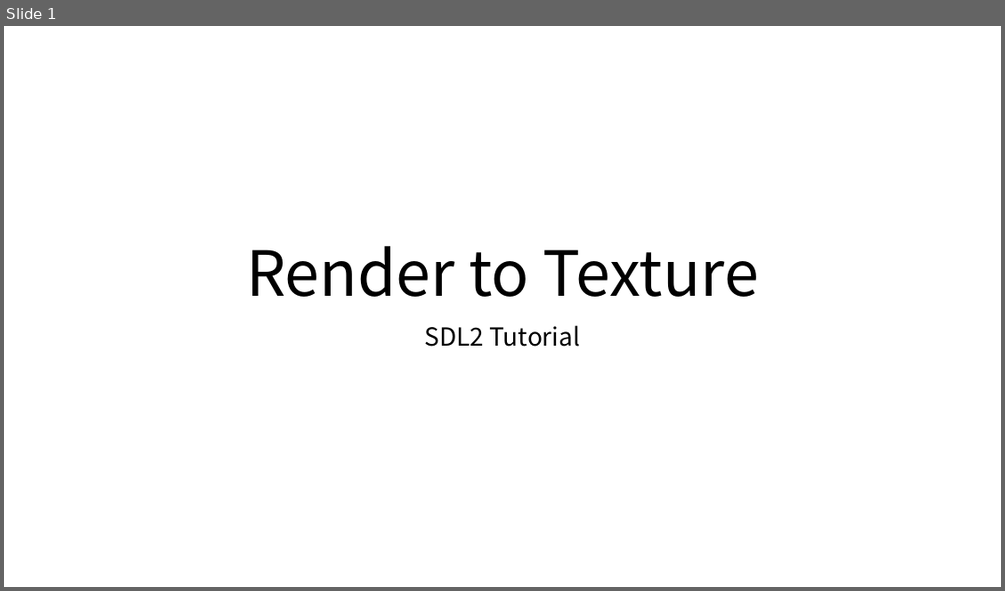
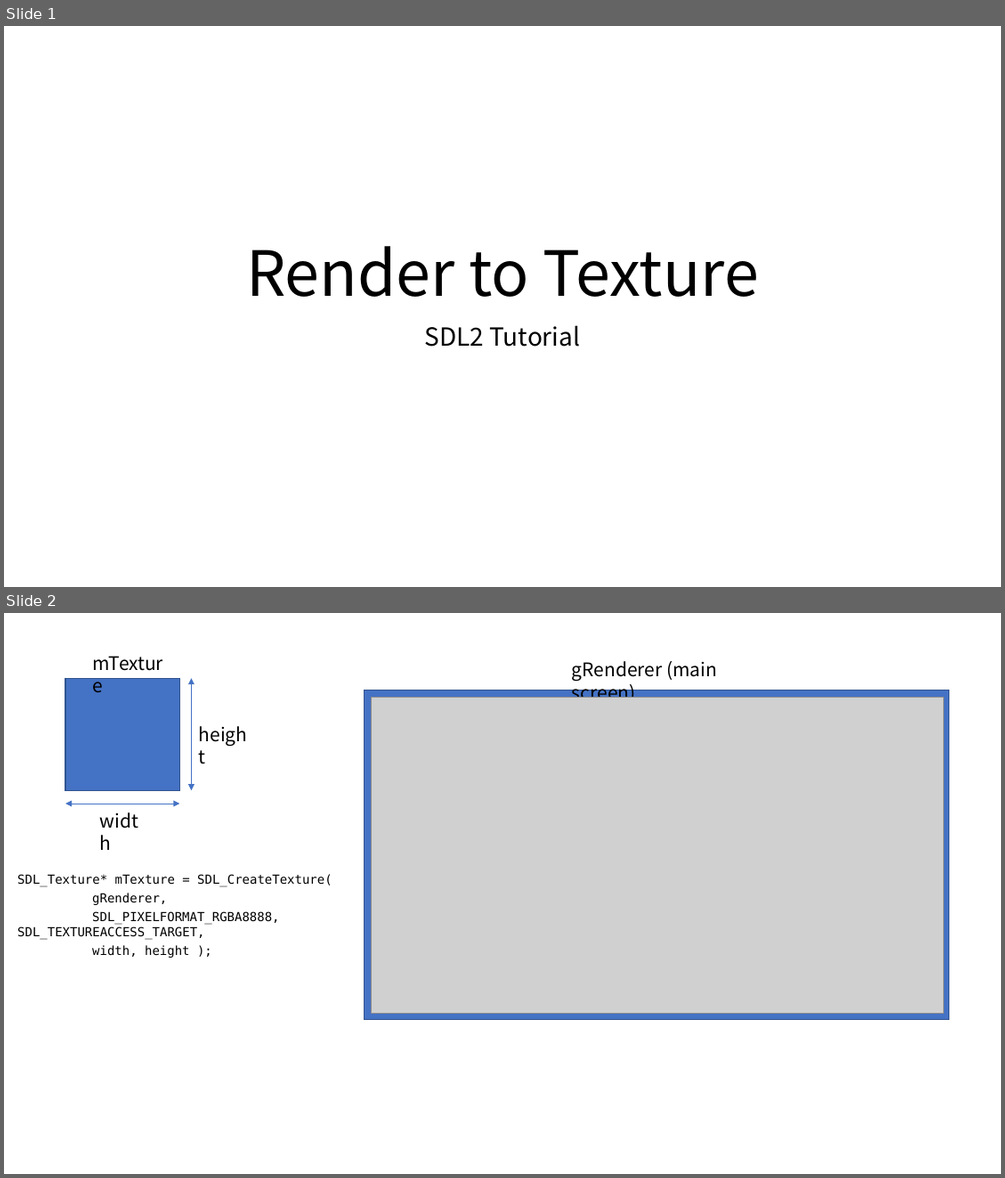
Before and after one commit to randoruf/randoruf.github.io, a slide deck: shared/pdf/docs/render_to_texture.pptx. Shown one above the other, each under a label of ours: slide 1 before the commit, slides 1 and 2 after it. The pictures are 1005x591 and 1005x1178 pixels, drawn with LibreOffice and Linux fonts; fonts in the diff are those of the drawing; grey boxes stand for pictures. Boxes give left, top, right and bottom in pixels: in the first picture for what was removed or moved away, otherwise in the second. Text is boxed around its words. In the diff, an @@ line names an element or a change of style, - is before the commit and + after.

```diff
--- a/shared/pdf/docs/render_to_texture.pptx
+++ b/shared/pdf/docs/render_to_texture.pptx
@@ slide 2 added at [4, 613, 1001, 1174], background #FFFFFF @@
@@ text added at [572, 661, 717, 698], 18 pt, text #000000 @@
+gRenderer (main screen)
@@ rectangle added at [65, 678, 179, 790], fill #4472C4, outline #325491 1 pt @@
@@ double arrow added from (192, 678) to (192, 790), #4472C4 0.5 pt @@
@@ rectangle added at [364, 690, 949, 1019], fill #4472C4, outline #325491 1 pt @@
@@ picture added at [372, 698, 943, 1013] @@
@@ double arrow added from (179, 803) to (65, 803), #4472C4 0.5 pt @@
@@ text added at [17, 874, 332, 939], 12 pt, text #000000 @@
+SDL_Texture* mTexture = SDL_CreateTexture(
+gRenderer,
+SDL_PIXELFORMAT_RGBA8888, SDL_TEXTUREACCESS_TARGET,
+width, height );
@@ text added at [115, 874, 175, 884], 18 pt, text #000000 @@
+mTexture
@@ text added at [92, 945, 138, 957], 18 pt, text #000000 @@
+width
@@ text added at [145, 945, 190, 957], 18 pt, text #000000 @@
+height
```
Also in this commit, not shown: 4 slides changed, 1 other file.
